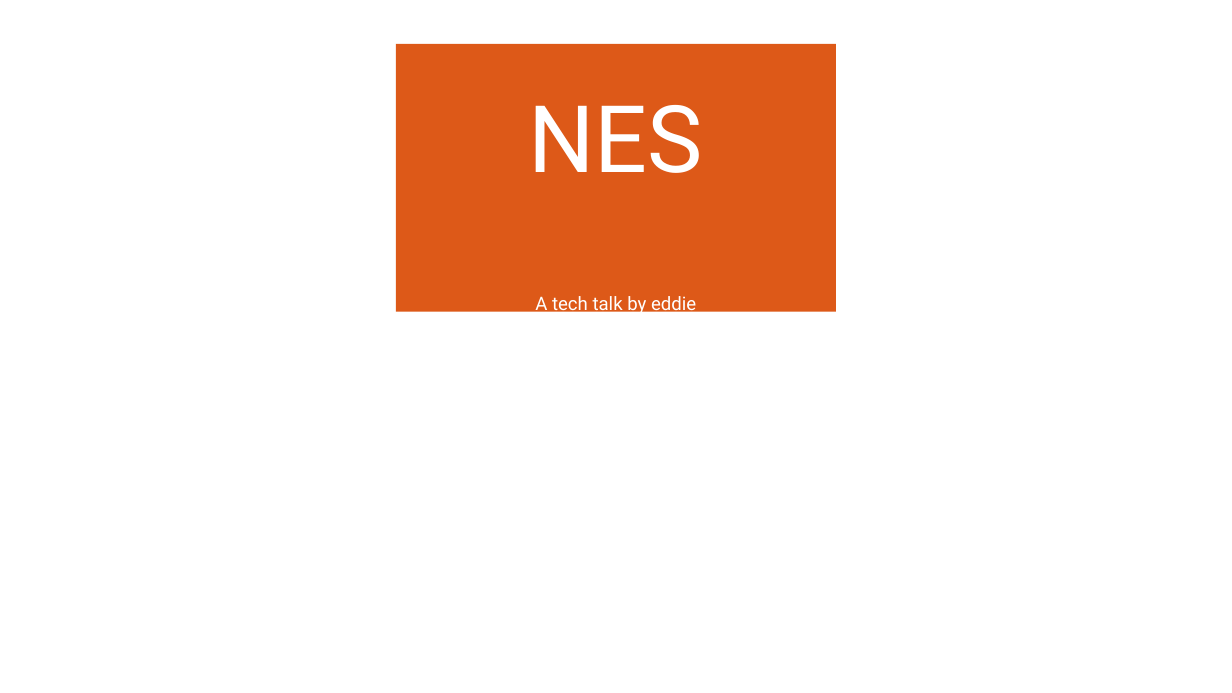
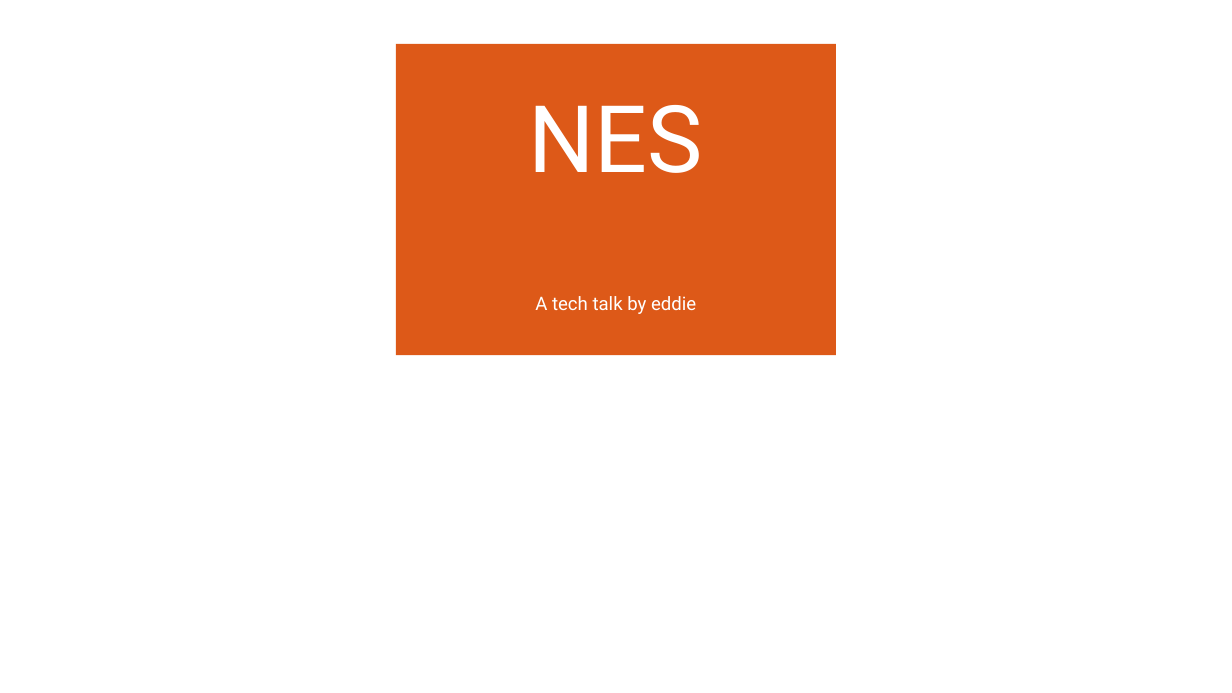
Before and after one commit to RevsRev/nes, a slide deck: slide 1 of tech-talk/NES emulator.odp. Drawn at 1232x693 pixels with LibreOffice and Linux fonts; fonts in the diff are those of the drawing; background and template pictures are left out. Boxes give left, top, right and bottom in pixels: in the first picture for what was removed or moved away, otherwise in the second. Text is boxed around its words. In the diff, an @@ line names an element or a change of style, - is before the commit and + after.

```diff
--- a/tech-talk/NES emulator.odp
+++ b/tech-talk/NES emulator.odp
@@ rectangle "NES": place and size @@
-rectangle "NES" at box(396, 44, 836, 312)
+rectangle "NES" at box(396, 44, 836, 354)
```
Also in this commit, not shown: 1 other slide changed, 2 slides added, 1 other file.
